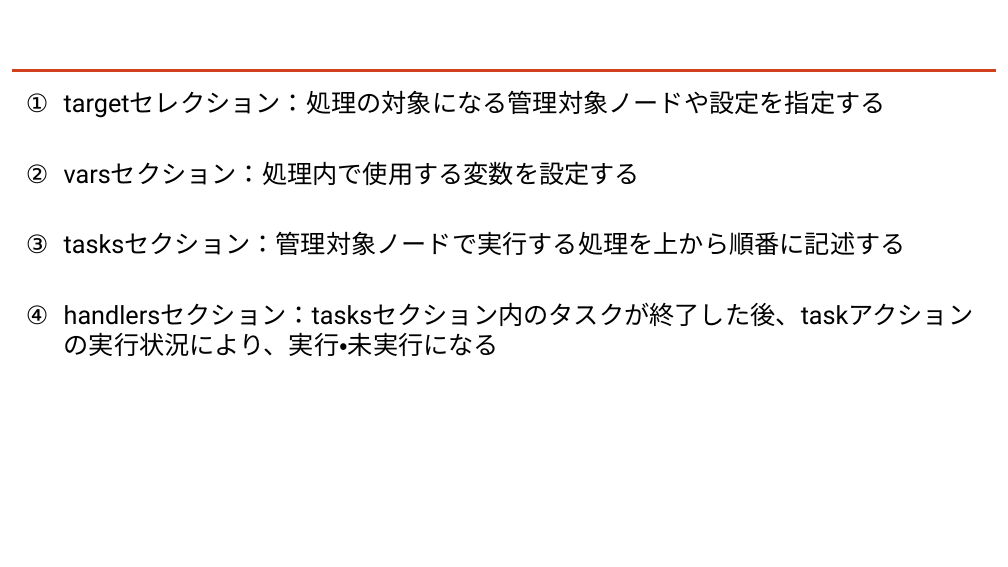
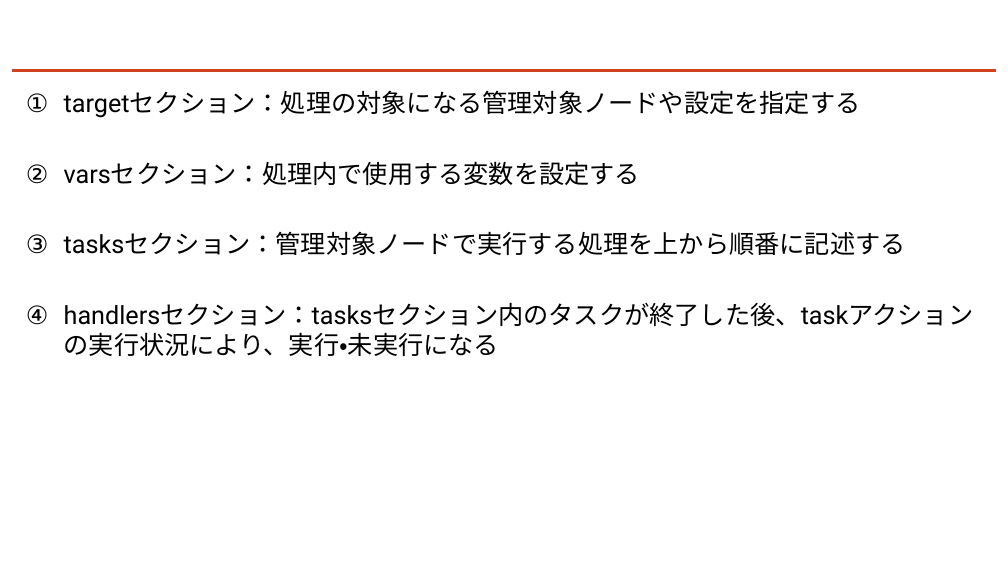
Before and after one commit to kohei-miyadai07/PresentationMaterials, a slide deck: slide 16 of 20240524/Ansibleについて知ろう.pptx. Drawn at 1008x567 pixels with LibreOffice and Linux fonts; fonts in the diff are those of the drawing; background and template pictures are left out. Boxes give left, top, right and bottom in pixels: in the first picture for what was removed or moved away, otherwise in the second. Text is boxed around its words. In the diff, an @@ line names an element or a change of style, - is before the commit and + after.

Commit message:
mod pro 20240514

```diff
--- a/20240524/Ansibleについて知ろう.pptx
+++ b/20240524/Ansibleについて知ろう.pptx
@@ text at [64, 90, 861, 118]: text changed @@
-1. targetセレクション：処理の対象になる管理対象ノードや設定を指定する
+1. targetセクション：処理の対象になる管理対象ノードや設定を指定する
```
